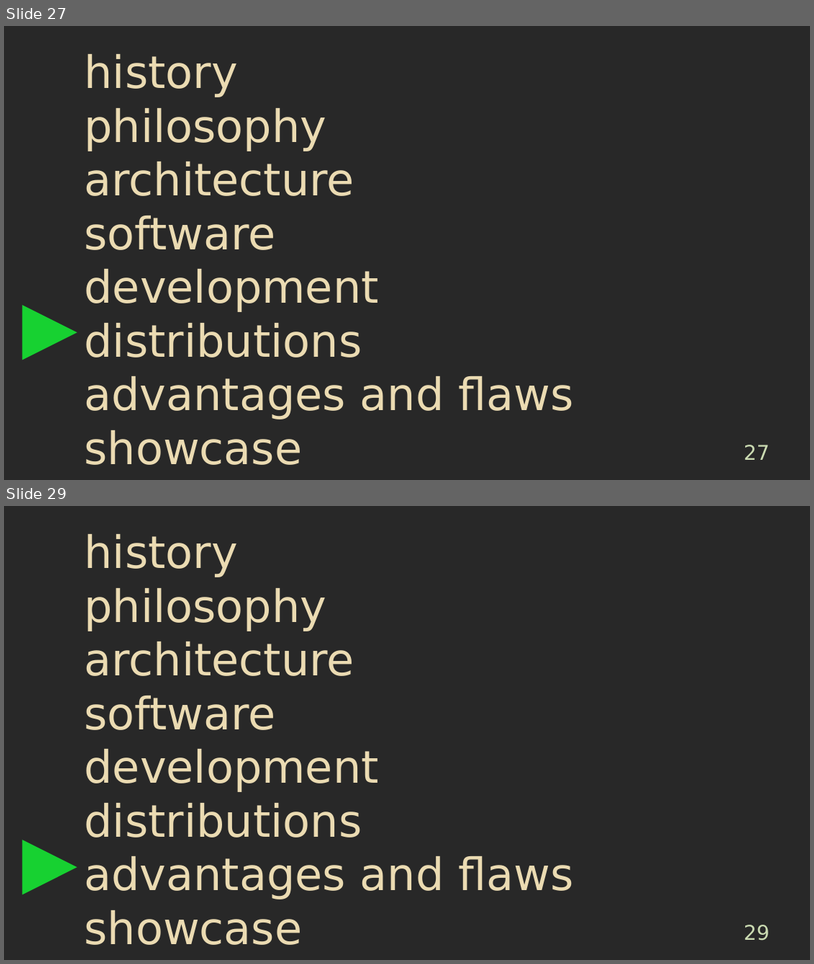
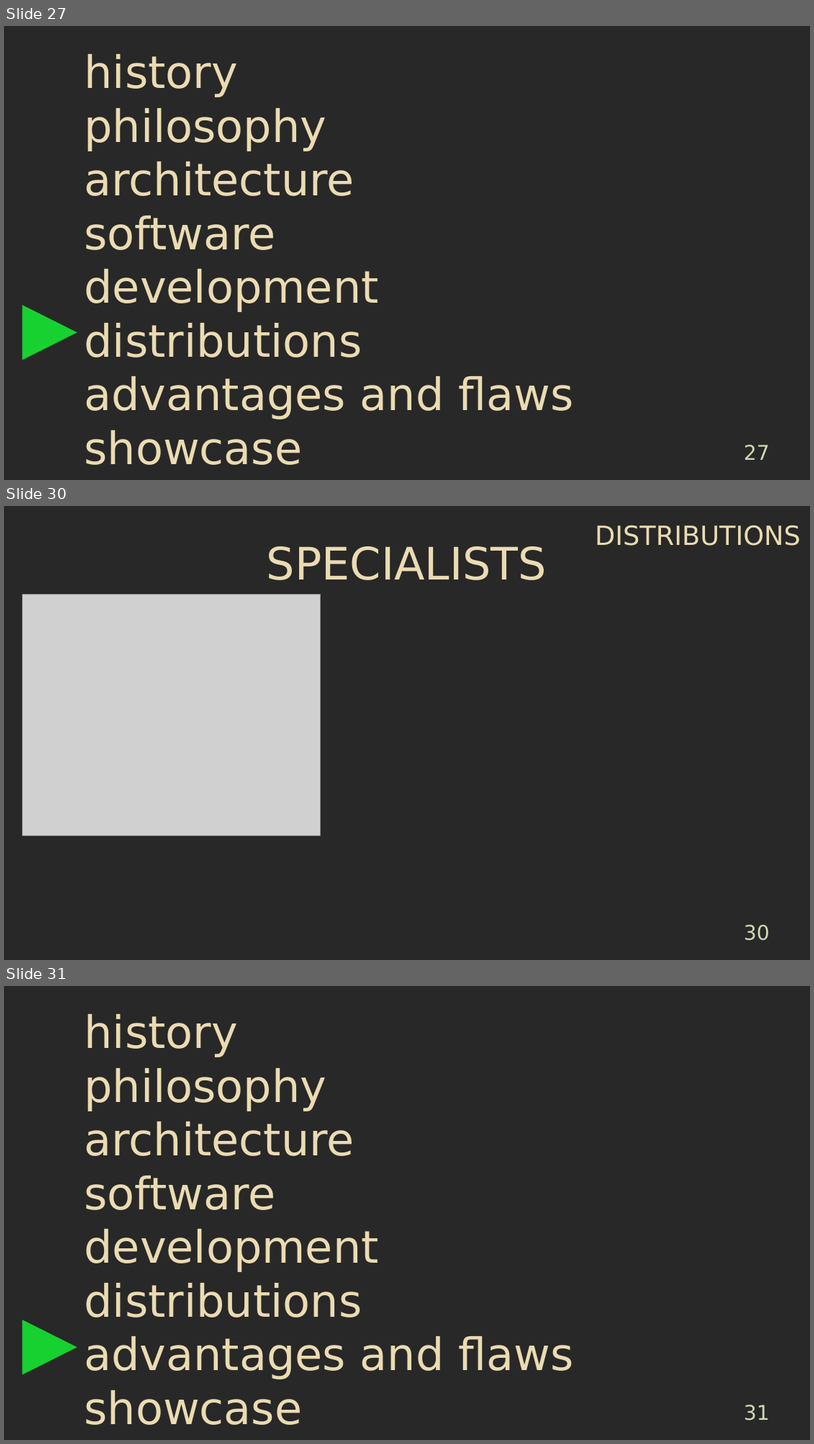
Before and after one commit to jpieles/linux-presentation, a slide deck: Presentation.odp. Shown one above the other, each under a label of ours: slides 27 and 29 before the commit, slides 27, 30 and 31 after it; the slides between them are not shown. The pictures are 814x964 and 814x1444 pixels, drawn with LibreOffice and Linux fonts; fonts in the diff are those of the drawing; grey boxes stand for pictures. Boxes give left, top, right and bottom in pixels: in the first picture for what was removed or moved away, otherwise in the second. Text is boxed around its words. In the diff, an @@ line names an element or a change of style, - is before the commit and + after.

Commit message:
linux distributions

```diff
--- a/Presentation.odp
+++ b/Presentation.odp
@@ slide 30 added at (x1=4, y1=506, x2=810, y2=960), background #282828 @@
@@ text added at (x1=595, y1=525, x2=801, y2=546), 26 pt, text #EBDBB2 @@
+DISTRIBUTIONS
@@ title added at (x1=267, y1=546, x2=547, y2=580), 44 pt, text #EBDBB2 @@
+SPECIALISTS
@@ picture added at (x1=22, y1=594, x2=320, y2=835) @@
@@ page number added at (x1=744, y1=924, x2=770, y2=940), 20 pt, text #CBDBB2 @@
+30
@@ what was slide 29 is now slide 31 @@
@@ page number at (x1=744, y1=1404, x2=770, y2=1420): text changed @@
-29
+31
```
Also in this commit, not shown: 3 other slides added, 1 slide removed, 4 other files.
